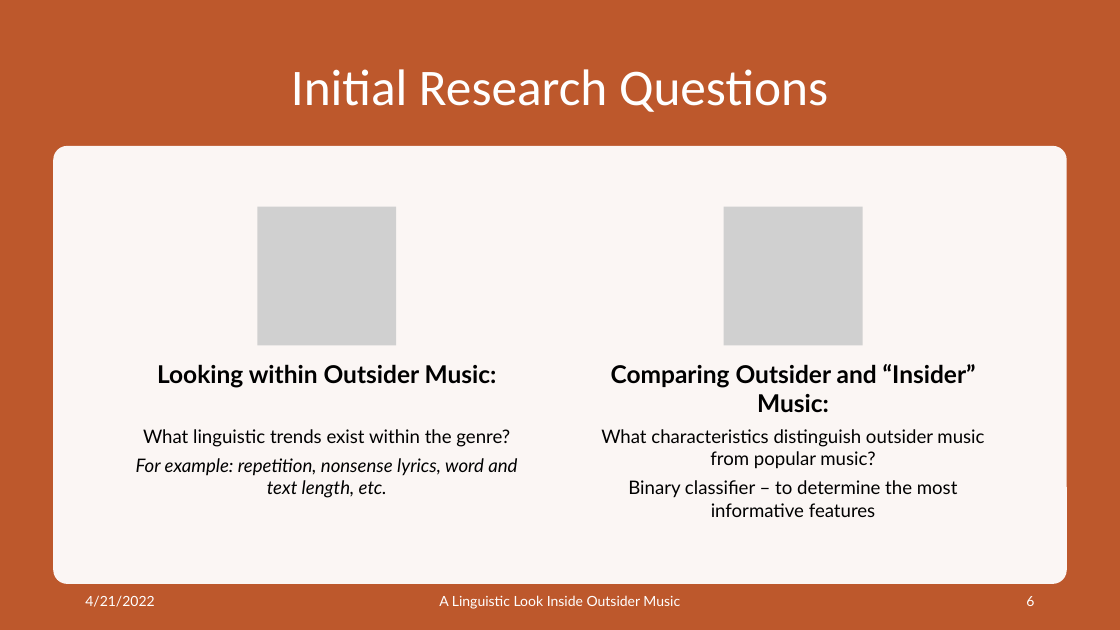
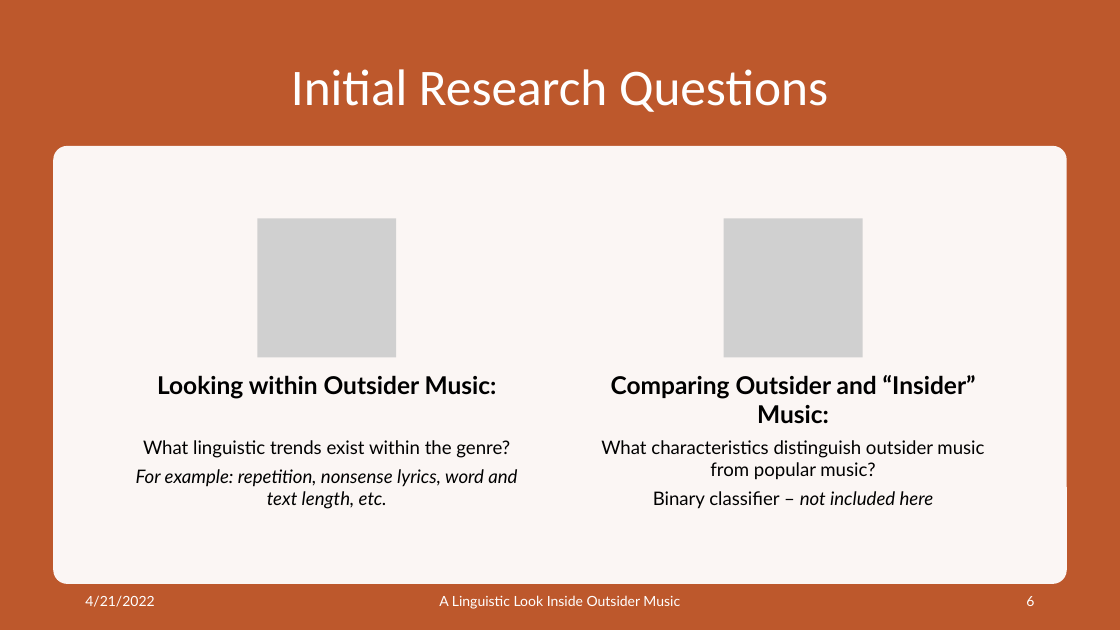
Before and after one commit to Data-Science-for-Linguists-2022/Outsider-Music-Linguistic-Analysis, a slide deck: slide 6 of presentation_4_20_22.pptx. Drawn at 1120x630 pixels with LibreOffice and Linux fonts; fonts in the diff are those of the drawing; grey boxes stand for pictures. Boxes give left, top, right and bottom in pixels: in the first picture for what was removed or moved away, otherwise in the second. Text is boxed around its words. In the diff, an @@ line names an element or a change of style, - is before the commit and + after.

Commit message:
pres with no duplicates in pop music

```diff
--- a/presentation_4_20_22.pptx
+++ b/presentation_4_20_22.pptx
@@ 2 pictures, 2 texts: place and size @@
-2 pictures, 2 texts at <box>157,207,976,413</box>
+2 pictures, 2 texts at <box>157,218,976,424</box>
@@ text "What linguistic trends exist within ...": place and size @@
-text "What linguistic trends exist within ..." at <box>136,429,517,498</box>
+text "What linguistic trends exist within ..." at <box>136,440,517,509</box>
@@ text "What characteristics distinguish outsider music ...": place and size @@
-text "What characteristics distinguish outsider music ..." at <box>601,429,984,517</box>
+text "What characteristics distinguish outsider music ..." at <box>601,440,984,509</box>
@@ text at <box>653,491,934,509</box>: text changed @@
-Binary classifier – to determine the most informative features
+Binary classifier – not included here
```
Also in this commit, not shown: 6 other slides changed, 1 other file.
